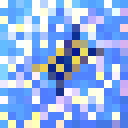
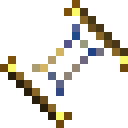
Comparing the layer stacks of the two 128px x 128px images. Changes:
showed "scroll" over bbox(0, 0, 128, 128)
hid "pattern copy" over bbox(0, 0, 128, 128)
hid "Overcharge" over bbox(0, 0, 128, 128)
showed "Glyph ♊" over bbox(0, 0, 128, 128)
